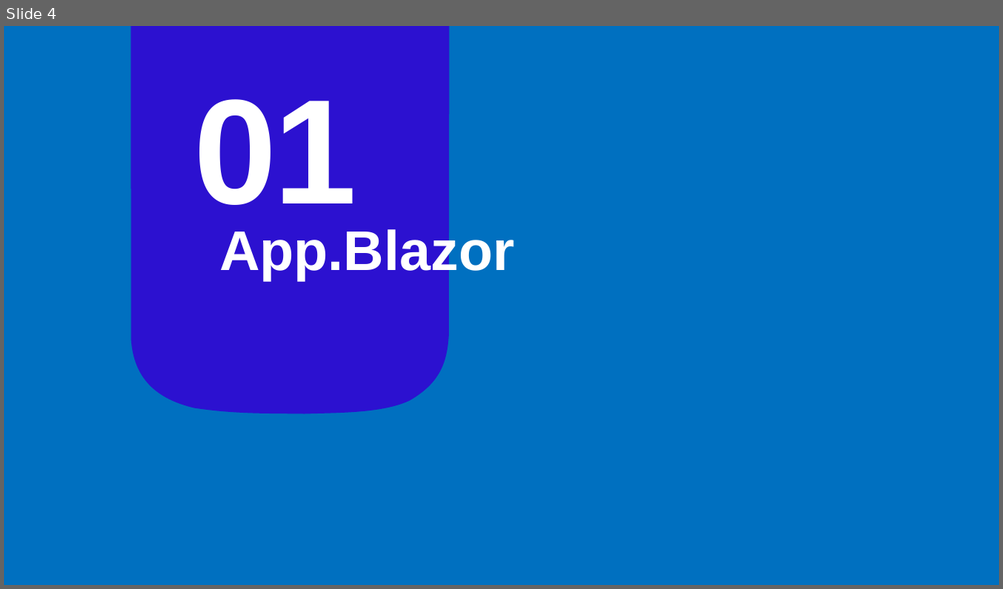
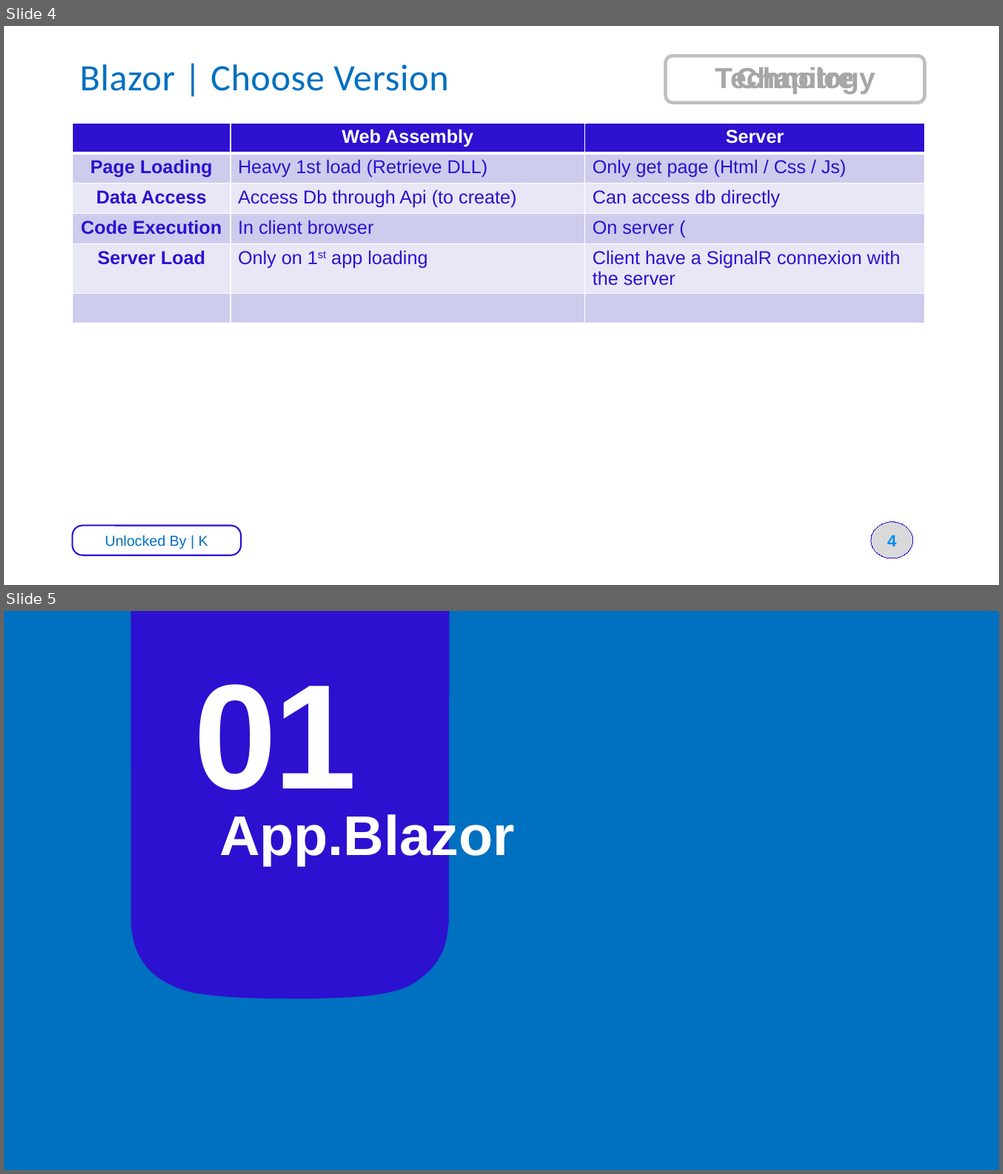
Before and after one commit to Winderbueno/App.Blazor, a slide deck: Doc/App.Blazor.pptx. Shown one above the other, each under a label of ours: slide 4 before the commit, slides 4 and 5 after it. The pictures are 1003x589 and 1003x1174 pixels, drawn with LibreOffice and Linux fonts; fonts in the diff are those of the drawing. Boxes give left, top, right and bottom in pixels: in the first picture for what was removed or moved away, otherwise in the second. Text is boxed around its words. In the diff, an @@ line names an element or a change of style, - is before the commit and + after.

Commit message:
Doc.Update

```diff
--- a/Doc/App.Blazor.pptx
+++ b/Doc/App.Blazor.pptx
@@ slide 4 added at bbox=[4, 26, 999, 585], background #FFFFFF @@
@@ title added at bbox=[79, 64, 448, 91], 36 pt, text #0070C0 @@
+Blazor | Choose Version
@@ text added at bbox=[665, 56, 924, 103], outline #BFBFBF 3 pt, 28 pt, text #A6A6A6, bold @@
+Technology
@@ table added at bbox=[73, 123, 925, 326], 6 rows, 3 columns @@
+ | Web Assembly | Server
+Page Loading | Heavy 1st load (Retrieve DLL) | Only get page (Html / Css / Js)
+Data Access | Access Db through Api (to create) | Can access db directly
+Code Execution | In client browser | On server (
+Server Load | Only on 1st app loading | Client have a SignalR connexion with the server
+ |  | 
@@ rounded rectangle added at bbox=[73, 526, 242, 556], outline #2C11D0 1.5 pt, 14 pt, text #0070C0 @@
+Unlocked By | K
@@ page number added at bbox=[871, 522, 913, 559], fill #D9D9D9, outline #2C11D0 0.75 pt, 16 pt, text #008BEF, bold @@
+4
@@ what was slide 4 is now slide 5 @@
```
Also in this commit, not shown: 3 slides changed.
